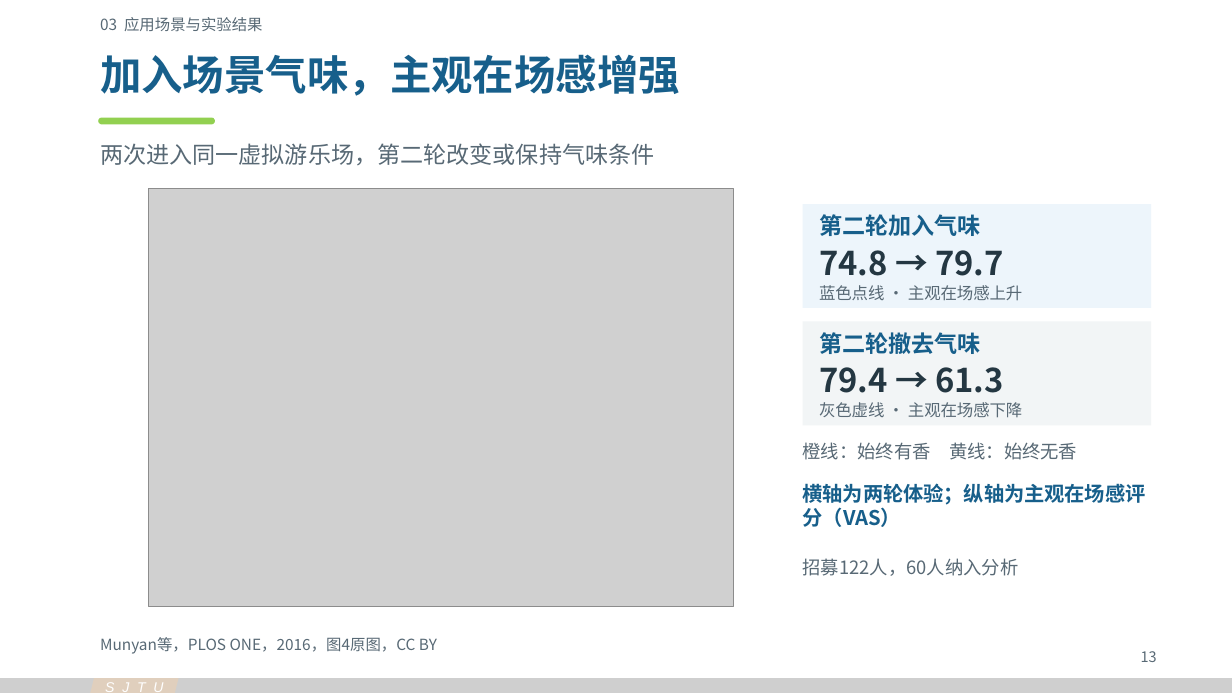
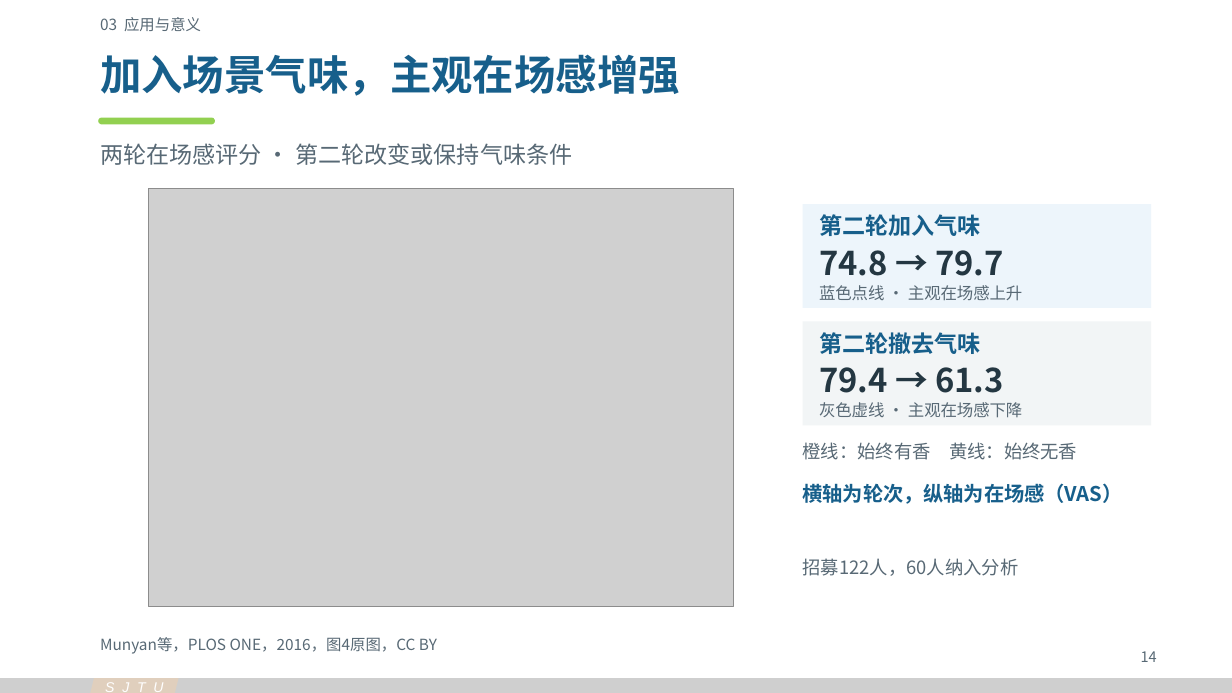
Before and after one commit to Cyh29hao/sjtu-olfaction-vr-2026, a slide deck: slide 3 of release/v3/group-03-applications.pptx. Drawn at 1232x693 pixels with LibreOffice and Linux fonts; fonts in the diff are those of the drawing; grey boxes stand for pictures. Boxes give left, top, right and bottom in pixels: in the first picture for what was removed or moved away, otherwise in the second. Text is boxed around its words. In the diff, an @@ line names an element or a change of style, - is before the commit and + after.

```diff
--- a/release/v3/group-03-applications.pptx
+++ b/release/v3/group-03-applications.pptx
@@ text at (100,17,201,31): text changed @@
-03 应用场景与实验结果
+03 应用与意义
@@ text at (100,143,572,165): text changed @@
-两次进入同一虚拟游乐场，第二轮改变或保持气味条件
+两轮在场感评分 · 第二轮改变或保持气味条件
@@ text at (803,483,1123,504): text changed @@
-横轴为两轮体验；纵轴为主观在场感评分（VAS）
+横轴为轮次，纵轴为在场感（VAS）
@@ text at (1141,651,1157,662): text changed @@
-13
+14
```
Also in this commit, not shown: 4 other slides changed, 48 other files.
